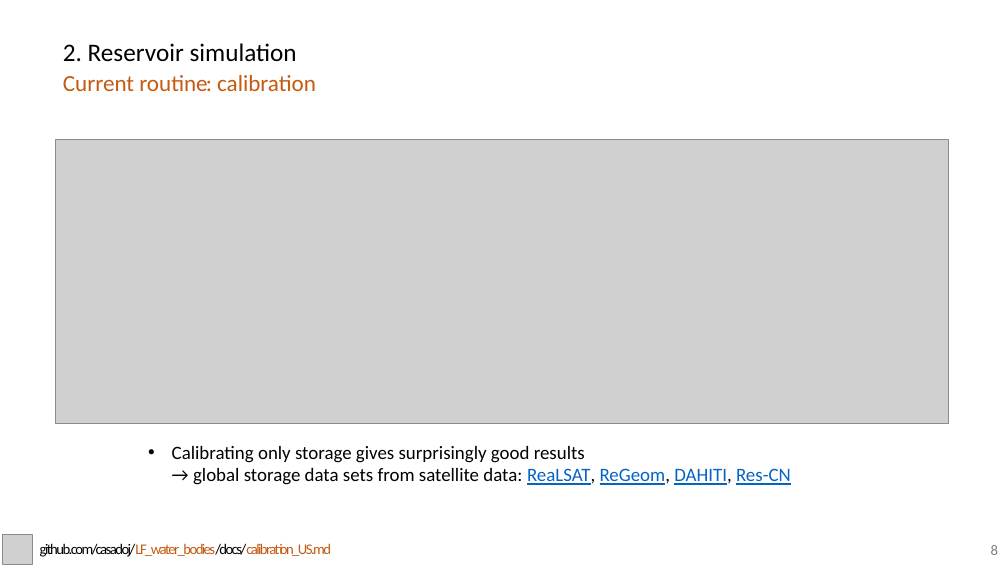
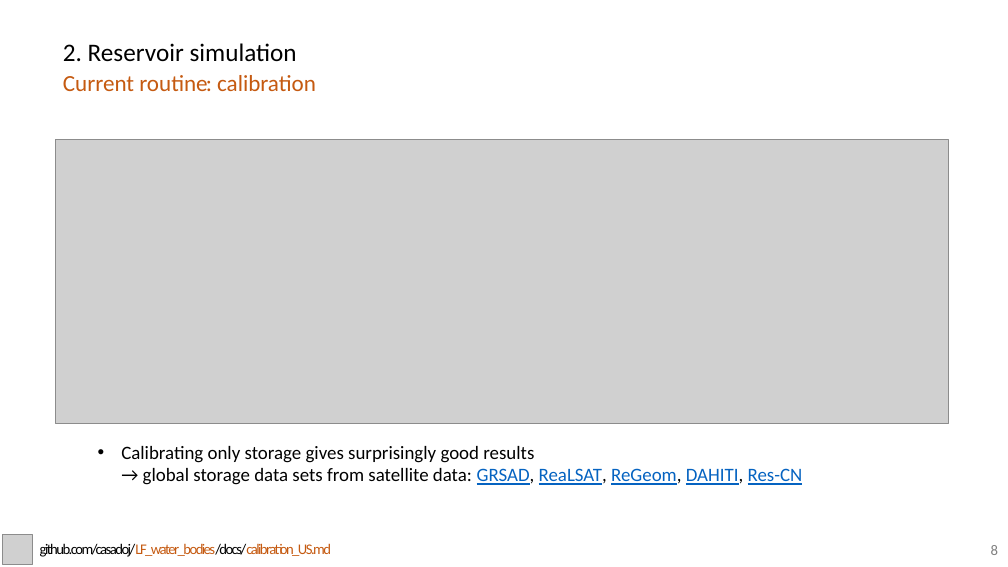
Before and after one commit to casadoj/lisflood-water_bodies, a slide deck: slide 8 of docs/meetings/20211121_D2_Gelati.pptx. Drawn at 1008x567 pixels with LibreOffice and Linux fonts; fonts in the diff are those of the drawing; grey boxes stand for pictures. Boxes give left, top, right and bottom in pixels: in the first picture for what was removed or moved away, otherwise in the second. Text is boxed around its words. In the diff, an @@ line names an element or a change of style, - is before the commit and + after.

Commit message:
Update presentation Nov 22

```diff
--- a/docs/meetings/20211121_D2_Gelati.pptx
+++ b/docs/meetings/20211121_D2_Gelati.pptx
@@ text at [121,446,803,485]: text changed @@
-• Calibrating only storage gives surprisingly good results
-  → global storage data sets from satellite data: ReaLSAT, ReGeom, DAHITI, Res-CN
+• Calibrating only storage gives surprisingly good results
+  → global storage data sets from satellite data: GRSAD, ReaLSAT, ReGeom, DAHITI, Res-CN
```
Also in this commit, not shown: 2 other slides changed.
